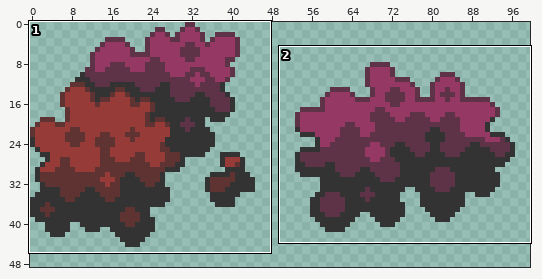
Two versions of one sprite sheet, plants/trees/atprk_hungergrove/foliage/atprk_flytrap/branch1.png. Above, an overview of the earlier version with the close-up marked.
Close-up. The starting point:
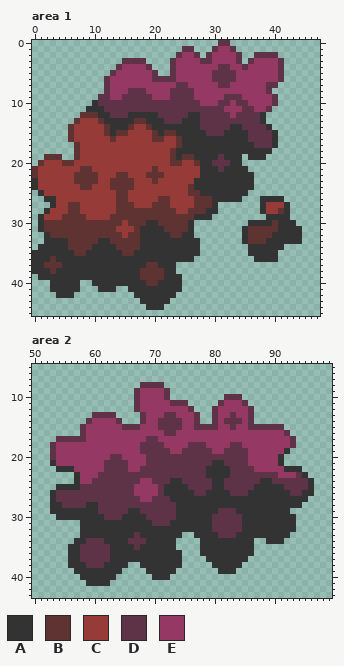
The file is 100x54 pixels. Shown: area 1: x 0..47, y 0..45; area 2: x 50..99, y 5..43. The wide view leaves out empty margins.
Palette (. is transparent): A #333333  B #5e3332  C #963b38  D #5e3247  E #963864
Pixels before, area 1, first column x 0:
 0 ...............................DD............
 1 .........................DD...DEED...........
 2 ........................DEED.DEEEED..DDDD....
 3 ...............DDDD....DEEEEDDEEEED.DEEEED...
 4 ..............DEEEED...DEEEEEEEDDEEDEEEEED...
 5 .............DEEEEEED..DEEEEEEDDDDEEEEEEED...
 6 ............DEEEEEEEDDDDEEEEEEDDDDEEEEEEED...
 7 ............DEEEEEEEEEEEDDEEEEEDDEEEEEEDD....
 8 ............DEEEDDDEEEEDDDDEEEEEEEEEEEED.....
 9 ...........DDEEDDDDDEEEDDDDEEEEEDDDEEEEED....
10 ..........ADDDDDDDDDDDDDDDDDEEEDDEDDEEEED....
11 .........AAADDDDDDDDDDDDDDDDDDDDEEEDDEED.....
12 ........BBBAADDDAAAAADDDDDAADDDDDEDDDDA......
13 .......BCCCBAAAAABBAAADDDAAADDDDDDDDDDA......
14 ......BCCCCCBAAABCCBAAAAAAAADDDDDAADDDDA.....
15 ......BCCCCCBABBCCCCBABBAAAAADDDAAAADDDDA....
16 ......BCCCCCCBCCCCCCBBCCBAAAAAAAAAAADDDDA....
17 .......BCCCCCCCCCCCCCCCCBAAAAAAAAAAAADDDA....
18 .......BCCCCCCCCCCCCCCCBAAAAAAAAAAAAAAAA.....
19 ..BBB..BCCCCCCCCCCCCCCCBABBAAAADAAA.AAA......
20 .BCCCBBCCCCCCCCCCCCCCCCBBCCBAADDDAA..........
21 BCCCCCCCBBCCCCCCCCCCBCCCCCCCAAADAAAA.........
22 BCCCCCCBBBBCCCBBCCCBBBCCCCCCAAAAAAAAA........
23 ACCCCCCBBBBCCBBBBCCCBCCCCCCAAAAAAAAAA........
24 ACCCCCCCBBCCCBBBBCCCCCCCCCBAAAAAAAAAA........
25 .ACCCCCCCCCCCCBBCCCCCCCCCCBBAAAAAAAA.........
26 ..AACCCCCCCCCCBBCCCCCBBCCCCBBBAAAAA...AAAA...
27 ...ACCBBCCCCCCBBBCCCBBBCCCCBBBA.......ACCCA..
28 ..ACCCBBCCCCCCBBBBBBBBBBCCBBBAA.......ACCBA..
29 .ACCCBBBBCCCCBBBBBBBBBBBBBBAAA.........AAAA..
30 .ABBBBBBBBBBBBBCBBBAABBBBBA.........AAAABAAA.
31 .ABBBBBBBBBBBBCCCBAAAABBBBA........ABBBBBAAAA
32 ..ABBBBBBBBBBBBCBBAAAAABBAA........ABBBBAAAAA
33 ..AAAABBBBBAABBBBBAAAAAAAAAA.......ABBBAAAAAA
34 .AAAAABBBBAAAABBBBAAAAAAAAAA........AAAAAA...
35 AAAAAAABBAAAAAABBAAAAAAAAAAA........AAAAA....
36 AAABAAAAAAAAAAAAAAAAAAAAAAA..........AAAA....
37 AABBBAAAAAAAAAAAAAABBAAA.....................
38 AAABAAAAAAAAAAAAAABBBBAA.....................
39 .AAAAAAAAAAAAAAAAABBBBAAA....................
40 ...AAAAA..AAAAAAAAABBAAAA....................
41 ...AAAAA...AAA..AAAAAAAAA....................
42 ....AAA..........AAAAAAA.....................
43 ..................AAAAA......................
44 ...................AAA.......................
Pixels before, area 2, first column x 53:
 8 ...............DDDD.........................
 9 ..............DEEEED........................
10 ..............DEEEED.........DDD............
11 ..............DEEEEEDDD.....DEEED...........
12 ..............DEEEEEEEED...DEEEEED..........
13 .......DDDD....DEEEDDEEED..DEEDEED..........
14 ......DEEEED...DEEDDDDEED..DEDDDED..........
15 .....DEEEEEEDDDEEEDDDDEEDDDDEEDEEDDDDDD.....
16 .....DEEEEEEEEEEEEEDDEEEEEEEEEEEEEEEEEED....
17 .DDDDDEEEEEEEEEEDDEEEEEEEEEEEEEEEEEEEEEED...
18 DEEEEEEEEEEEEEEDDDDEEEEDDDEEEEDDEEEEEEEED...
19 DEEEEEEEEEEEEEEDDDDDEEDDDDDEEDDDDEEEEEEA....
20 DEEEEEEEEEDDEEEEDDDDDDDDDDDDDDDDDEEEEEA.....
21 AEEEEEEEEDDDDEEEDDDDDDDDDDDAADDDDEEEEEA.....
22 .AAAEEEEEDDDDEEDDDDDDDDDDDAAAADDDDEEEEEAAA..
23 ....AEEEDDDDDDDDDDDDDDDDDDAAAADDDDDDDDEEEDA.
24 ....AEEDDDDDDDDEEDDDAADDDDDAADDDDDDAADDDDDDA
25 .AAAADDDDDDDDDEEEEDAAAADDDDAADDDDDAAAAADDDDA
26 ADDDDDDDDDDDDDEEEEDAAAAADDAAAADDDAAAAAAADDAA
27 ADDDDDDDDDDDDDDEEDDDAAAAAAAAAAAAAAAAAAAAAAA.
28 AADDDDAADDDDDDDDDDDDDAAAAAAAAAAAAAAAAAAAAA..
29 AAAAAAAADDDDDAADDDDDDAAAAAAADDDAAAAAAAAA....
30 .AAAAAAAADDDAAAADDDDDAAAAAADDDDDAAAAAAAAA...
31 .....AAAAAAAAAAAADDDAAAAAAADDDDDAAAAAAAAA...
32 .....AAAAAAAAAAAAAAAAAAAAAADDDDDAAAAAAAAA...
33 .....AAAAAAAAADAAAAAAA..AAAADDDAAAAAAAAA....
34 ....AADDDAAAADDDAAAAA....AAAAAAAAA..AAA.....
35 ...AADDDDDAAAADAAAAAA....AAAAAAAAA..........
36 ...AADDDDDAAAAAAAAAAAA...AAAAAAAAA..........
37 ...AADDDDDAAAAAAAAAAAA....AAAAAAA...........
38 ...AAADDDAAAA..AAAAAAA.....AAAAA............
39 ....AAAAAAAA....AAAAA.......AAA.............
40 .....AAAAAA......AAA........................
41 ......AAAA..................................
After the commit:
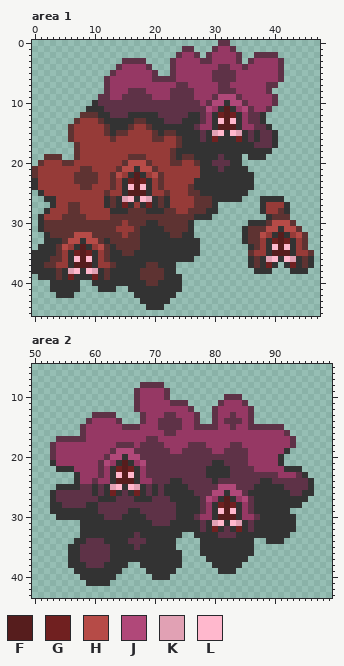
Colours new in this view: F #561d1d  G #702020  H #b64b47  J #b04879  K #e1a1b4  L #ffb8cd
The edit:
Area 1:
y 8: x 31..33 EEE -> DDD
y 9: x 30..33 EEDD -> DJJJ
y 10: x 29..34 EEDDED -> DJJAJJ
y 11: x 29..33 DDDEE -> JEAFA; x 35 D -> J
y 12: x 29..35 DDDDEDD -> EAGFGAE
y 13: x 29..35 DDDDDDD -> EALFLAE
y 14: x 27..33 ADDDDDA -> DEEAFFF; x 35..36 DD -> EE
y 15: x 28..31 ADDD -> DAKL; x 33..34 AA -> LK; x 37 D -> A
y 16: x 28 A -> D; x 30 A -> G; x 34 A -> G; x 37 D -> A
y 19: x 16..18 CCC -> BBB
y 20: x 15..19 CCCCC -> BHHHB
y 21: x 14..19 CCCCCC -> BHHAHH
y 22: x 13..20 CBBCCCBB -> BHCAFACH
y 23: x 14..21 BBBCCCBC -> CAGFGACB
y 24: x 14..19 BBBCCC -> CALFLA; x 21 C -> B
y 25: x 12 C -> B; x 14..19 BBCCCC -> CAFFFA; x 22 C -> B
y 26: x 12..20 CCBBCCCCC -> ABAKLALKA; x 22 B -> A
y 27: x 12..16 CCBBB -> ABAGA; x 18..20 CCB -> AGA; x 22 B -> A
y 28: x 13..15 CBB -> AAA; x 19..21 BBB -> AAA
y 29: x 40..42 AAA -> BBB
y 30: x 39..43 ABAAA -> BHHHB
y 31: x 39..40 BB -> HH; x 42..44 AAA -> HHB
y 32: x 7..9 BBB -> HHH; x 38..39 BB -> HC; x 41 A -> F; x 43..45 AA. -> CHB
y 33: x 5..11 ABBBBBA -> BHHAHHB; x 38 B -> C; x 40..42 AAA -> GFG; x 44..45 A. -> CB
y 34: x 4..12 AABBBBAAA -> BHCAFACHB; x 37..38 AA -> BC; x 40..45 AA.... -> LFLACB
y 35: x 4..5 AA -> BC; x 7..9 BBA -> GFG; x 11..12 AA -> CB; x 36..38 AAA -> BCC; x 40..46 A...... -> FFFACCB
y 36: x 4..5 AA -> BC; x 7..9 AAA -> LFL; x 11..12 AA -> CB; x 36..37 .A -> AB; x 39..46 AA...... -> KLALKABA
y 37: x 4..5 BA -> CC; x 7..9 AAA -> FFF; x 11..13 AAA -> CCB; x 36..40 ..... -> ABAGA; x 42..46 ..... -> AGABA
y 38: x 3..4 BA -> AB; x 6..7 AA -> KL; x 9..10 AA -> LK; x 12 A -> B; x 37..39 ... -> AAA; x 43..45 ... -> AAA
y 39: x 4 A -> B; x 6 A -> G; x 10 A -> G; x 12 A -> B
Area 2:
y 18: x 64..66 EEE -> DDD
y 19: x 63..67 EEEEE -> DJJJD
y 20: x 62..68 EDDEEEE -> DJJAJJD
y 21: x 61..66 EDDDDE -> DJEAFA; x 68 E -> J
y 22: x 61..68 EDDDDEED -> DEAGFGAE
y 23: x 62..68 DDDDDDD -> EALFLAE
y 24: x 61..67 DDDDDDD -> EEAFFFA; x 81 A -> D
y 25: x 60 D -> A; x 62..70 DDDDDEEEE -> AKLALKADA; x 80..83 AADD -> DJJJ
y 26: x 60 D -> A; x 62..64 DDD -> AGA; x 66..70 DEEEE -> AGADA; x 79..81 AAA -> DJJ; x 83..84 DD -> JJ
y 27: x 61..63 DDD -> AAA; x 67..69 DEE -> AAA; x 78..80 AAA -> DJE; x 82 A -> F; x 84..86 AAA -> EJD
y 28: x 78..79 AA -> DE; x 81..83 AAA -> GFG; x 85..86 AA -> ED
y 29: x 78..79 AA -> DE; x 81..83 DDD -> LFL; x 85..86 AA -> ED
y 30: x 77..87 AAADDDDDAAA -> DEEAFFFAEED
y 31: x 78 A -> D; x 80..84 DDDDD -> KLALK; x 86 A -> D
y 32: x 78 A -> D; x 80..81 DD -> GA; x 83..84 DD -> AG; x 86 A -> D
Where, in picture pixels (left, top, right, bottom), the same in both close-ups:
changed: (194, 88, 260, 142)
changed: (50, 154, 170, 280)
changed: (248, 214, 314, 274)
changed: (92, 442, 158, 502)
changed: (194, 478, 260, 532)
